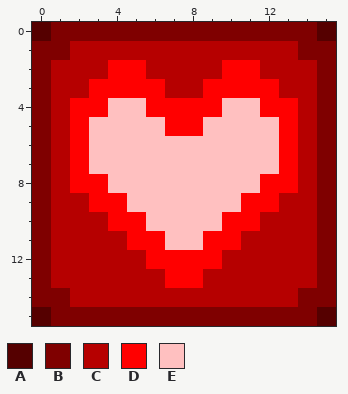
Edited in one commit: pixel-art sprite (data/new_block0.png). The picture above is the old version.
The file is 16x16 pixels.
Palette (. is transparent): A #550000  B #7f0000  C #b60000  D #ff0000  E #ffc0c0
The result:
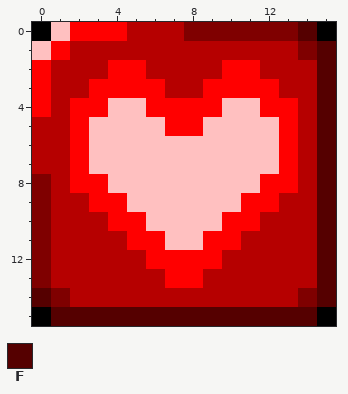
Colours new in this view: F #550000
The exact change:
{"colour":"A","old":"#550000","new":"#000000"}
{"y":0,"x":1,"old":"BBBBBBB","new":"EDDDCCC"}
{"y":0,"x":14,"old":"B","new":"F"}
{"y":1,"x":0,"old":"BB","new":"ED"}
{"y":1,"x":15,"old":"B","new":"F"}
{"y":2,"x":0,"old":"B","new":"D"}
{"y":2,"x":15,"old":"B","new":"F"}
{"y":3,"x":0,"old":"B","new":"D"}
{"y":3,"x":15,"old":"B","new":"F"}
{"y":4,"x":0,"old":"B","new":"D"}
{"y":4,"x":15,"old":"B","new":"F"}
{"y":5,"x":0,"old":"B","new":"C"}
{"y":5,"x":15,"old":"B","new":"F"}
{"y":6,"x":0,"old":"B","new":"C"}
{"y":6,"x":15,"old":"B","new":"F"}
{"y":7,"x":0,"old":"B","new":"C"}
{"y":7,"x":15,"old":"B","new":"F"}
{"y":8,"x":15,"old":"B","new":"F"}
{"y":9,"x":15,"old":"B","new":"F"}
{"y":10,"x":15,"old":"B","new":"F"}
{"y":11,"x":15,"old":"B","new":"F"}
{"y":12,"x":15,"old":"B","new":"F"}
{"y":13,"x":15,"old":"B","new":"F"}
{"y":14,"x":0,"old":"B","new":"F"}
{"y":14,"x":15,"old":"B","new":"F"}
{"y":15,"x":1,"old":"BBBBBBBBBBBBBB","new":"FFFFFFFFFFFFFF"}
